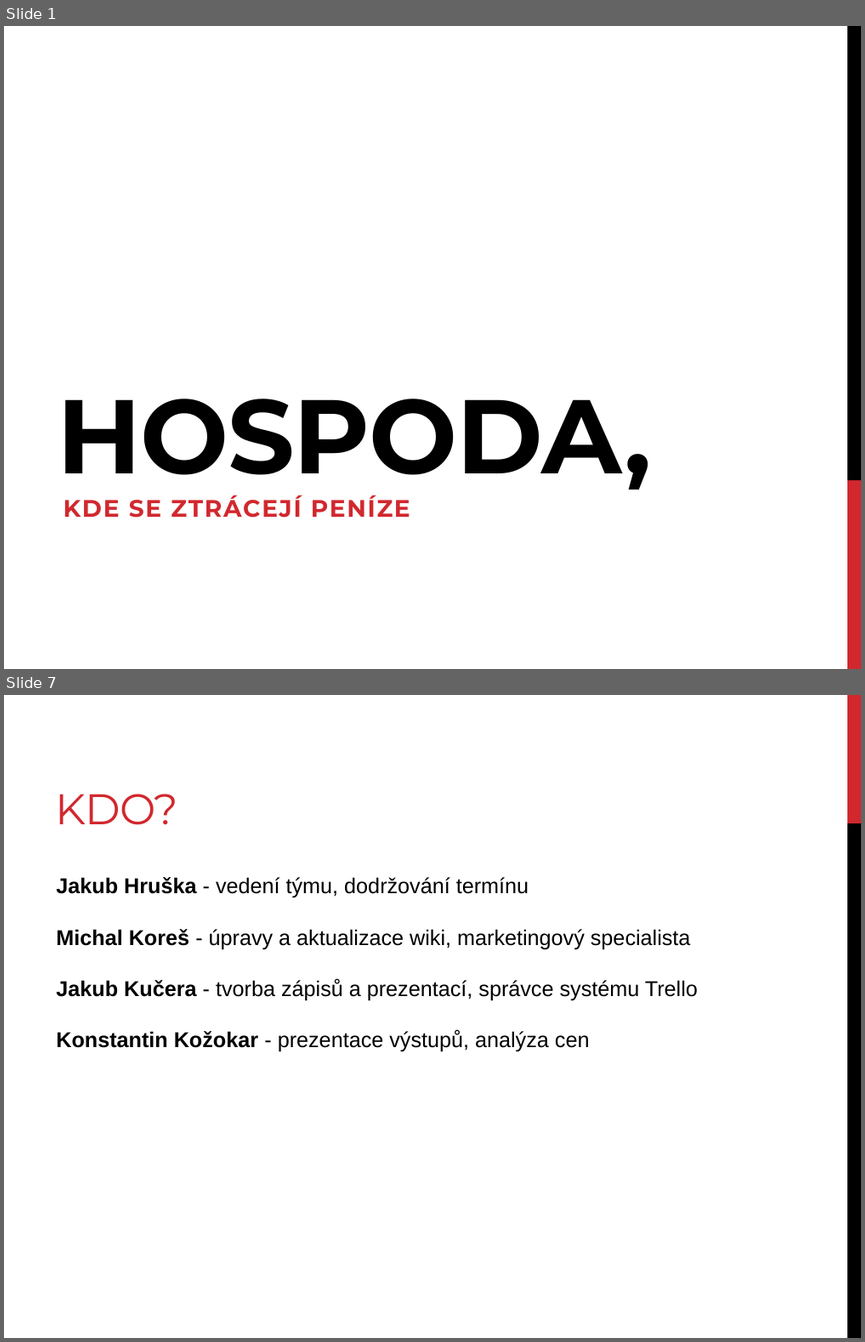
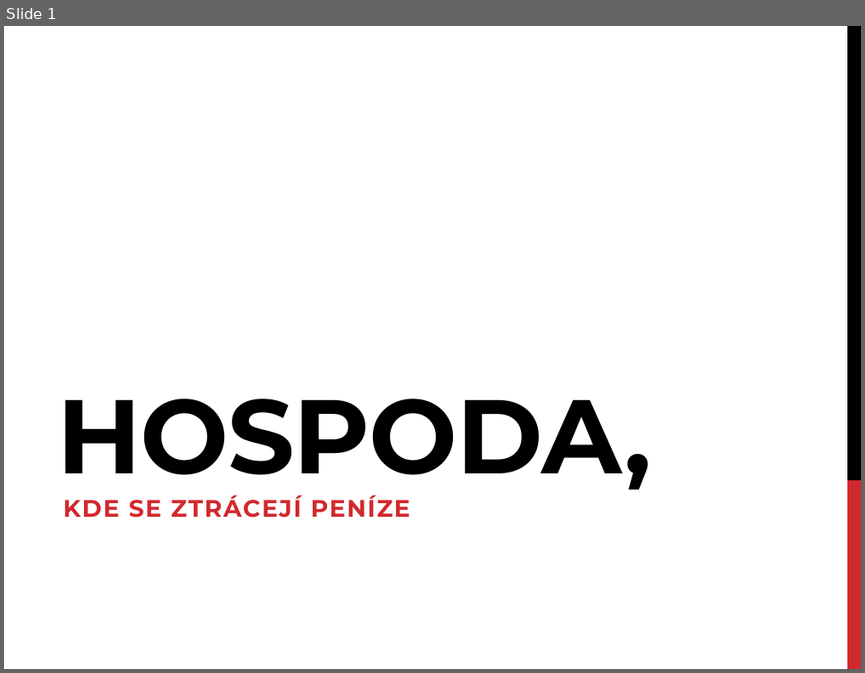
Before and after one commit to KORandi/hospoda, a slide deck: prezentace_z_2_cviceni.pptx. Shown one above the other, each under a label of ours: slides 1 and 7 before the commit, slide 1 after it; the slides between them are not shown. The pictures are 865x1342 and 865x673 pixels, drawn with LibreOffice and Linux fonts; fonts in the diff are those of the drawing. Boxes give left, top, right and bottom in pixels: in the first picture for what was removed or moved away, otherwise in the second. Text is boxed around its words. In the diff, an @@ line names an element or a change of style, - is before the commit and + after.

Commit message:
Zápisy + prezentace + final vize

```diff
--- a/prezentace_z_2_cviceni.pptx
+++ b/prezentace_z_2_cviceni.pptx
@@ slide 7 removed at [4,695,861,1338], background #FFFFFF @@
@@ rectangle removed at [847,695,861,823] @@
@@ title removed at [55,794,177,825] @@
-KDO?
@@ rectangle removed at [847,823,861,1338] @@
@@ text removed at [56,877,698,1052] @@
-Jakub Hruška - vedení týmu, dodržování termínu
-Michal Koreš - úpravy a aktualizace wiki, marketingový specialista
-Jakub Kučera - tvorba zápisů a prezentací, správce systému Trello
-Konstantin Kožokar - prezentace výstupů, analýza cen
```
Also in this commit, not shown: 8 slides added, 9 other slides removed, 8 other files.
